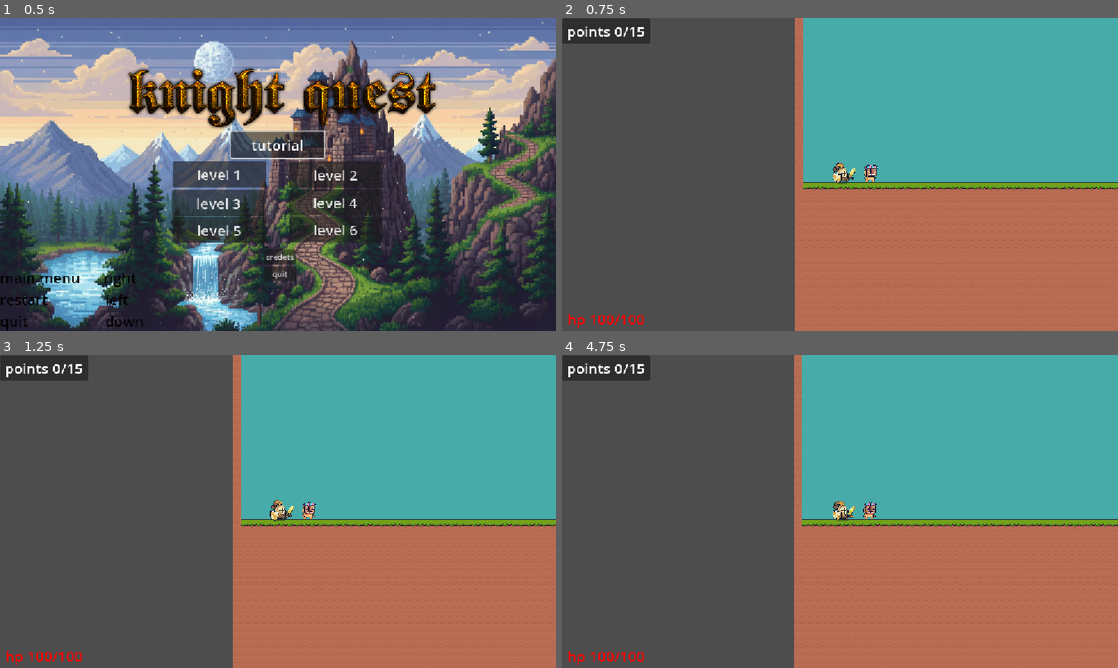
Above: before the commit, frames 1-4 (two rows, left to right).
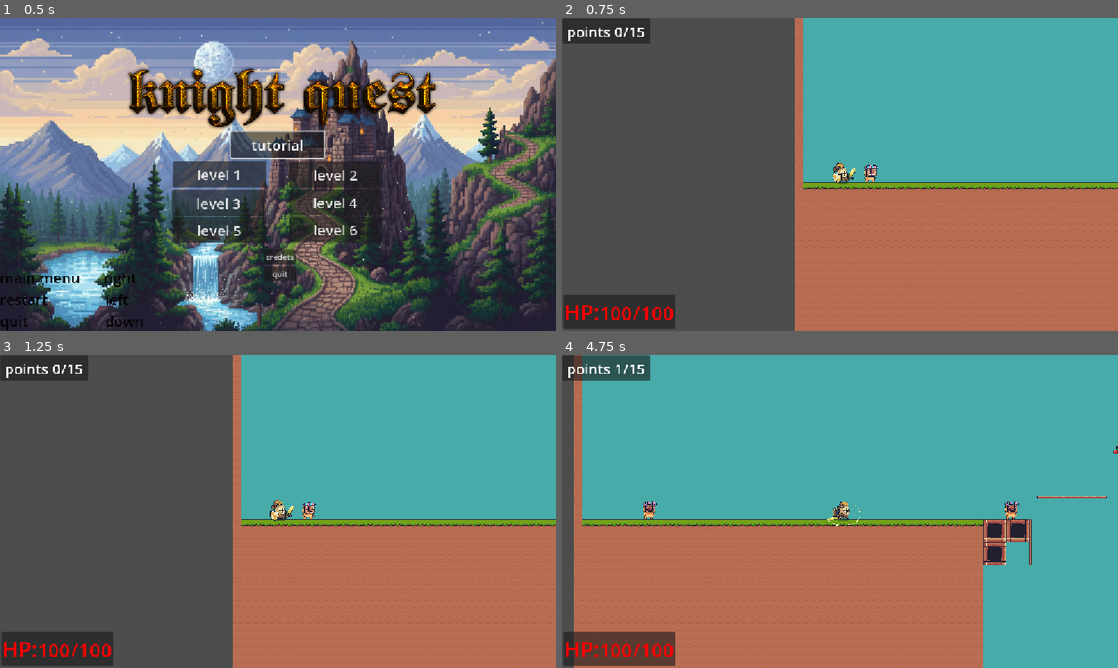
Above: after the commit, the same moments.

Repository: vandohman7/vans-first-game
Game: Godot game, scene res://scenes/main_menu.tscn
Two runs of this game, one before a commit and one after it. Both use one fixed random seed, a clock stepped at 60 frames per second and the inputs below.
Inputs (mouse positions are in pixels of both pictures, inside the frame that each line leads up to):
- Up to frame 1 (0.5 s): no input
- Up to frame 2 (0.75 s): click "level 1" at 0.5 s
- Up to frame 3 (1.25 s): no input
- Up to frame 4 (4.75 s): move the mouse to (962, 495) at 1.27 s; hold D (right) 1.28-2.78 s; tap Space (jump) at 1.35, 1.52, 1.82, 2.27, 2.3, 2.57, 3.05, 3.6, 3.77, 4.07, 4.52, 4.55 s; move the mouse to (728, 527) at 2.02 s; click (728, 527) at 2.1 s; move the mouse to (895, 442) at 2.77 s; hold A (left) 2.78-3.53 s; tap Q (zoom) at 2.85 s; move the mouse to (812, 574) at 3.52 s; hold D (right) from 3.53 s (still down); move the mouse to (1006, 558) at 4.27 s; click (1006, 558) at 4.35 s

Frame 1 is identical in both runs. In frame 2, 2.2% of the frame differs, in the area x 0-21%, y 2-100%; in frame 3, 2.2%; in frame 4, 53%, in the area x 0-100%, y 0-100%.

Commit message:
da health bar

Diff:
--- a/game_manager.gd
+++ b/game_manager.gd
@@ -10,7 +10,3 @@
 
 
 	label.text = "points " + str(points) + "/15"
-
-
-
-#health bar
--- a/scenes/components/health_component.gd
+++ b/scenes/components/health_component.gd
@@ -5,6 +5,7 @@
 @export var max_health: float = 10
 
 signal health_is_zero
+signal health_modified(health: float, max_health: float)
 
 var health: float = 10
 
@@ -26,7 +27,7 @@
 
 func health_changed():
 	health = clamp(health,0,max_health)
-	#print(health)
+	health_modified.emit(health, max_health)
 	if health <= 0:
 		print("DEAD")
 		health_is_zero.emit()
--- a/scenes/components/hitbox_component.tscn
+++ b/scenes/components/hitbox_component.tscn
@@ -1,6 +1,3 @@
-[gd_scene load_steps=2 format=3 uid="uid://c7rdgducx0q0n"]
+[gd_scene format=3 uid="uid://c7rdgducx0q0n"]
 
-[ext_resource type="Script" uid="uid://b51kdg55m7obx" path="res://scenes/components/hitbox_component.gd" id="1_okvui"]
-
-[node name="HitboxComponent" type="Area2D"]
-script = ExtResource("1_okvui")
+[node name="Node" type="Node"]
--- a/scenes/level 1.tscn
+++ b/scenes/level 1.tscn
@@ -1203,9 +1203,11 @@
 unique_name_in_owner = true
 texture_filter = 1
 layout_mode = 1
-anchors_preset = 15
+anchors_preset = -1
 anchor_right = 1.0
-anchor_bottom = 1.0
+anchor_bottom = 1.097
+offset_top = 1.0
+offset_bottom = -4.140999
 grow_horizontal = 2
 grow_vertical = 2
 theme_override_font_sizes/font_size = 30
--- a/scenes/main_charicter.tscn
+++ b/scenes/main_charicter.tscn
@@ -493,6 +493,7 @@
 position = Vector2(1, 0)
 
 [node name="HealthComponent" type="Node2D" parent="."]
+unique_name_in_owner = true
 script = ExtResource("7_msvtj")
 max_health = 100.0
 
@@ -509,16 +510,68 @@
 script = ExtResource("1_mjggn")
 metadata/_custom_type_script = "uid://cwnfxjrqm78np"
 
-[node name="hp label" type="Label" parent="."]
-anchors_preset = 9
-anchor_bottom = 1.0
-offset_left = -565.0
-offset_top = 287.0
-offset_right = -513.0
-offset_bottom = 310.0
+[node name="HP_ui" type="CanvasLayer" parent="."]
+
+[node name="Panel" type="Panel" parent="HP_ui"]
+offset_left = 3.0
+offset_top = 573.0
+offset_right = 234.0
+offset_bottom = 644.0
+
+[node name="hp_label" type="Label" parent="HP_ui/Panel"]
+texture_filter = 1
+layout_mode = 1
+anchors_preset = 6
+anchor_left = 1.0
+anchor_top = 0.5
+anchor_right = 1.0
+anchor_bottom = 0.5
+offset_left = -90.0
+offset_top = -24.5
+offset_right = -89.0
+offset_bottom = 29.5
+grow_horizontal = 0
 grow_vertical = 2
 theme_override_colors/font_color = Color(18.32785, 0.0058156196, 0.00078855857, 1)
-theme_override_font_sizes/font_size = 30
-text = "hp 100/100"
+theme_override_font_sizes/font_size = 39
+text = "100"
+
+[node name="HP" type="Label" parent="HP_ui/Panel"]
+texture_filter = 1
+layout_mode = 0
+offset_left = 1.0
+offset_top = 4.0
+offset_right = 62.0
+offset_bottom = 67.0
+theme_override_colors/font_color = Color(1, 0, 0, 1)
+theme_override_font_sizes/font_size = 45
+text = "HP:"
+
+[node name="max_hp_label" type="Label" parent="HP_ui/Panel"]
+texture_filter = 1
+layout_mode = 1
+anchors_preset = 4
+anchor_top = 0.5
+anchor_bottom = 0.5
+offset_left = 160.0
+offset_top = -25.5
+offset_right = 228.0
+offset_bottom = 29.5
+grow_vertical = 2
+theme_override_colors/font_color = Color(1, 0, 0, 1)
+theme_override_font_sizes/font_size = 40
+text = "100"
+
+[node name="backslash" type="Label" parent="HP_ui/Panel"]
+texture_filter = 1
+layout_mode = 0
+offset_left = 144.0
+offset_top = 9.0
+offset_right = 160.0
+offset_bottom = 64.0
+theme_override_colors/font_color = Color(1, 0, 0, 1)
+theme_override_font_sizes/font_size = 40
+text = "/"
 
 [connection signal="health_is_zero" from="HealthComponent" to="." method="_on_health_component_health_is_zero"]
+[connection signal="health_modified" from="HealthComponent" to="." method="_on_health_component_health_modified"]
--- a/scenes/main_menu.tscn
+++ b/scenes/main_menu.tscn
@@ -3,7 +3,7 @@
 [ext_resource type="Script" uid="uid://dncuxbclvlsl7" path="res://scenes/scripts/main_menu.gd" id="1_bqqt6"]
 [ext_resource type="Texture2D" uid="uid://b31it1vdcd4p3" path="res://scenes/images/Gemini_Generated_Image_i60m07i60m07i60m (1).png" id="1_ekxnf"]
 [ext_resource type="Texture2D" uid="uid://b5klp1ca0jdye" path="res://scenes/images/game_main_menu.png" id="2_bqqt6"]
-[ext_resource type="Script" uid="uid://t8fr1rupqn75" path="res://scenes/tutorial.gd" id="4_8ln24"]
+[ext_resource type="Script" uid="uid://t8fr1rupqn75" path="res://scenes/scripts/tutorial.gd" id="4_8ln24"]
 [ext_resource type="PackedScene" uid="uid://5x0uondmcxpa" path="res://scenes/music.tscn" id="4_wu84c"]
 
 [sub_resource type="GDScript" id="GDScript_8ln24"]
--- a/scenes/node_2d.tscn
+++ /dev/null
@@ -1,3 +0,0 @@
-[gd_scene load_steps=0 format=3 uid="uid://08oola6jusp1"]
-
-[node name="Node2D" type="Node2D"]
--- /dev/null
+++ b/scenes/scripts/healgrape.gd
@@ -0,0 +1 @@
+extends Area2D
--- a/scenes/scripts/main_charicter.gd
+++ b/scenes/scripts/main_charicter.gd
@@ -5,15 +5,17 @@
 #var howLongKeyPressed = 0
 var acceleration = 20
 var zoominair = true
-
+var inAir = 0
 
 #@onready var attack_hitbox: CollisionShape2D = $HurtboxComponent/attack_hitbox
 #@onready var health_component: HealthComponent = $HealthComponent
 @onready var animation: AnimationPlayer = $visuals/AnimationPlayer
 @onready var visuals: Node2D = $visuals
+@onready var hp_label: Label = $HP_ui/Panel/hp_label
+@onready var max_hp_label: Label = $HP_ui/Panel/max_hp_label
 
 
-var inAir = 0
+
 
 #var entitiesInAttackRange: Array[Node2D] = []
 
@@ -22,18 +24,6 @@
 
 var attackAnimationTime = .4
 var isAttacking: float = 0
-
-
-
-
-
-
-#func _process(delta: float) -> void:
-
-	####### ATTACKING ######3
-
-
-
 
 func _physics_process(delta: float) -> void:
 
@@ -44,11 +34,9 @@
 	else:
 		acceleration = 20
 
-
 	if is_on_floor():
 		fastfall = false
 		zoominair = true
-
 
 	var direction := Input.get_axis("left", "right")
 	if direction:
@@ -58,8 +46,6 @@
 		velocity.x = move_toward(velocity.x, 0, acceleration)
 
 	move_and_slide()
-
-
 
 	if Input.is_action_just_pressed("left"):
 		facing_dir = "left"
@@ -94,18 +80,6 @@
 		else:
 			animation.play("idle")
 
-
-	#if Input.is_action_pressed("sprint"):
-		#SPEED = 550
-		#acceleration = 40
-	#else:
-		#SPEED = 400
-		#acceleration = 20
-
-
-
-
-
 # Handle jump.
 	if Input.is_action_just_pressed("jump") and is_on_floor():
 		velocity.y = JUMP_VELOCITY
@@ -113,14 +87,12 @@
 		velocity.y = +800
 		fastfall = true
 
-
 	if Input.is_action_just_pressed("zoom") and zoominair == true:
 		velocity.y = -150
 		zoominair = false
 		if facing_dir == ("right"):
 			velocity.x = 800
 		else: velocity.x = -800
-
 
 	if Input.is_action_just_pressed("turn_right"):
 		facing_dir = "right"
@@ -139,14 +111,12 @@
 	if Input.is_action_just_pressed("main_menu"):
 		get_tree().change_scene_to_file("res://scenes/main_menu.tscn")
 
-
 	if Input.is_action_just_pressed("reset"):
 		get_tree().reload_current_scene()
-
-
-
-
 
 func _on_health_component_health_is_zero() -> void:
 	print("died")
 	get_tree().reload_current_scene()
+
+func _on_health_component_health_modified(health: float, max_health: float) -> void:
+	hp_label.text = str(int(health))
Not shown, added: scenes/scripts/healgrape.gd.uid
Renamed: scenes/tutorial.gd -> scenes/scripts/tutorial.gd
Renamed: scenes/tutorial.gd.uid -> scenes/scripts/tutorial.gd.uid
